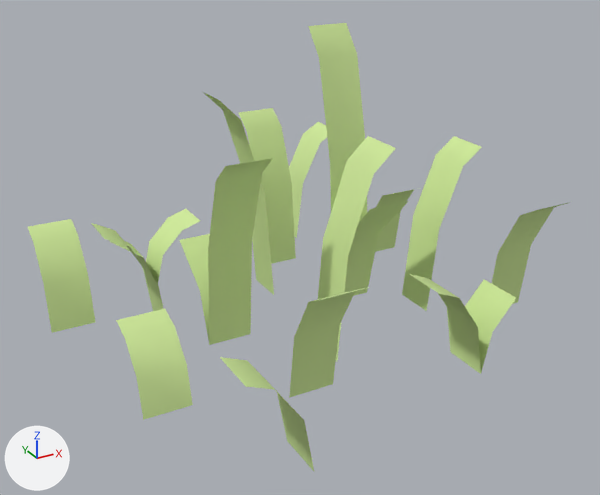
Two versions of the glTF model example_game/world/props/tuft-large.prop/model.glb, one commit apart.
One viewpoint serves both versions: a 50 mm lens placed at (-0.65, -1.21, 0.723), pointed at (-0.008, -0.042, 0.14). Arrows for +X, +Y and +Z are at lower left; the lights stay in place. The older version comes first. Vertices at exactly the same position are counted once.

Names of what the first picture shows: 'model'.
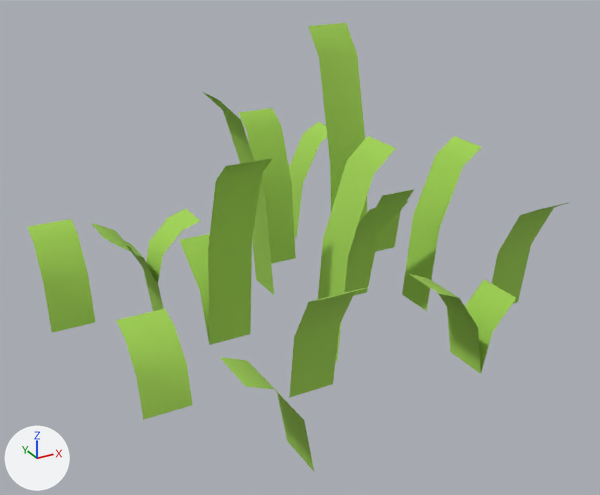
Location of each change, [x1, y1, x2, y2] in pixels of the pictures (600 x 495 px):
```json
{"part": 1, "of": "me_model", "change": "recoloured", "before": [28, 23, 556, 471], "after": [28, 23, 556, 471], "on screen": "darker"}
```

Scene script edits in JSON lines:
```json
{"block": "me_model", "where": "me_model.from_pydata(...)  # 144 vertices, 112 faces; spans x -0.409..0.409, y -0.408..0.408, z -0.02..0.488"}
{"block": "me_model", "where": "# used by ob_model"}
{"block": "me_model", "change": "me_model part 1: 112 faces centred in x -0.382..0.382, y -0.381..0.381, z 0.002..0.471 are repainted in the vertex colours; the middle colour goes from green #d1eb9c to green #a3d455"}
```
